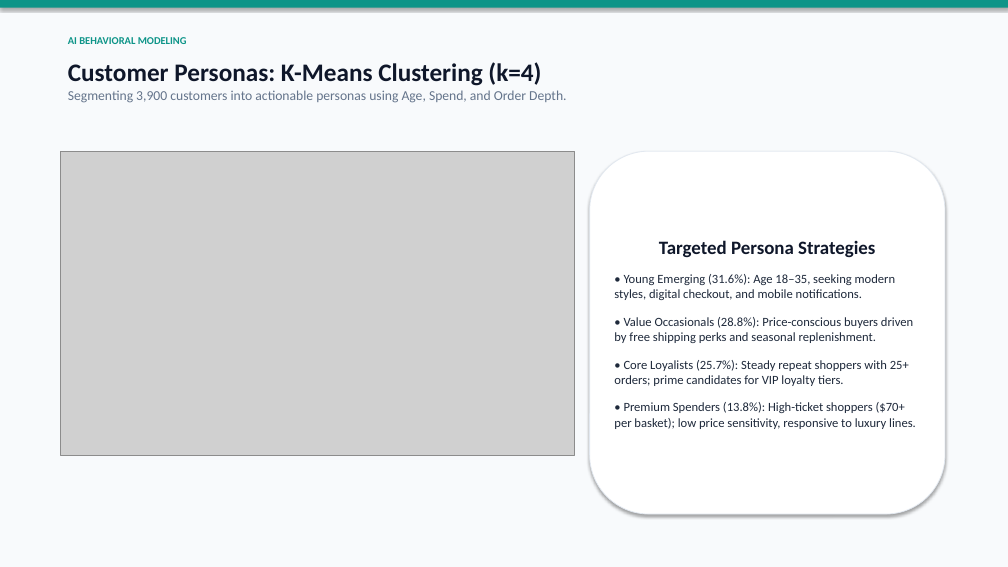
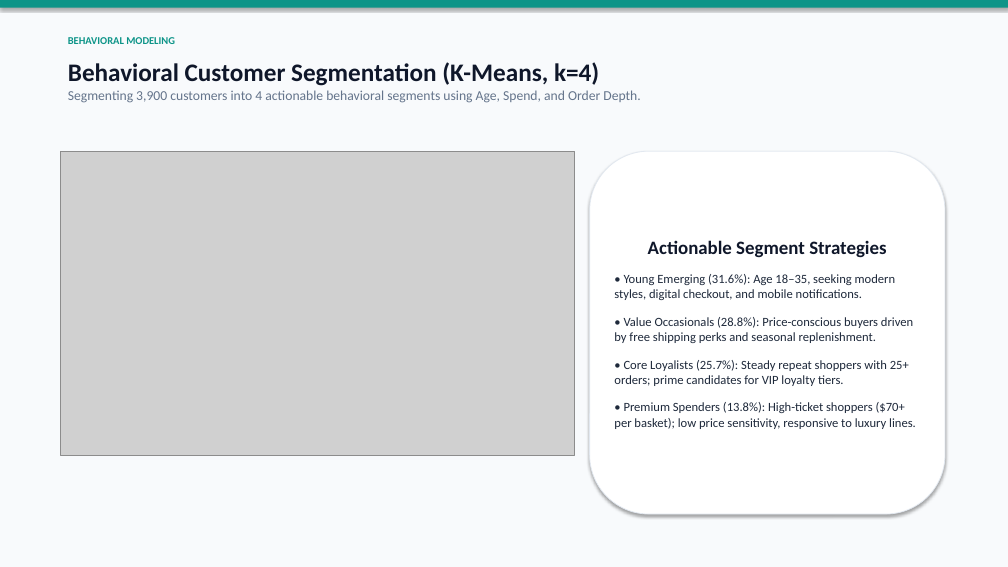
Before and after one commit to aladdin-dev0/retail-customer-behavior-analysis, a slide deck: slide 7 of reports/retail_customer_behavior_presentation.pptx. Drawn at 1008x567 pixels with LibreOffice and Linux fonts; fonts in the diff are those of the drawing; grey boxes stand for pictures. Boxes give left, top, right and bottom in pixels: in the first picture for what was removed or moved away, otherwise in the second. Text is boxed around its words. In the diff, an @@ line names an element or a change of style, - is before the commit and + after.

Commit message:
docs: standardize terminology from Personas to Behavioral Customer Segmentation across all decks and reports

```diff
--- a/reports/retail_customer_behavior_presentation.pptx
+++ b/reports/retail_customer_behavior_presentation.pptx
@@ text at bbox=[68, 37, 175, 44]: text changed @@
-AI BEHAVIORAL MODELING
+BEHAVIORAL MODELING
@@ text at bbox=[68, 62, 640, 103]: text changed @@
-Customer Personas: K-Means Clustering (k=4)
-Segmenting 3,900 customers into actionable personas using Age, Spend, and Order Depth.
+Behavioral Customer Segmentation (K-Means, k=4)
+Segmenting 3,900 customers into 4 actionable behavioral segments using Age, Spend, and Order Depth.
@@ text in rounded rectangle at bbox=[648, 240, 886, 258]: text changed @@
-Targeted Persona Strategies
+Actionable Segment Strategies
```
Also in this commit, not shown: 5 other files.
